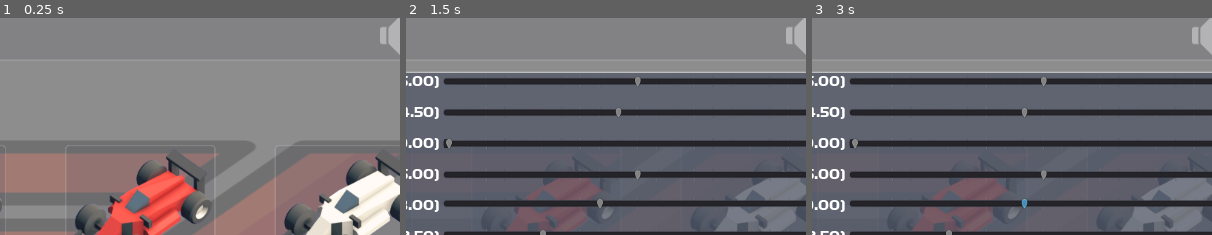
Above: before the commit, frames 1-3 (left to right).
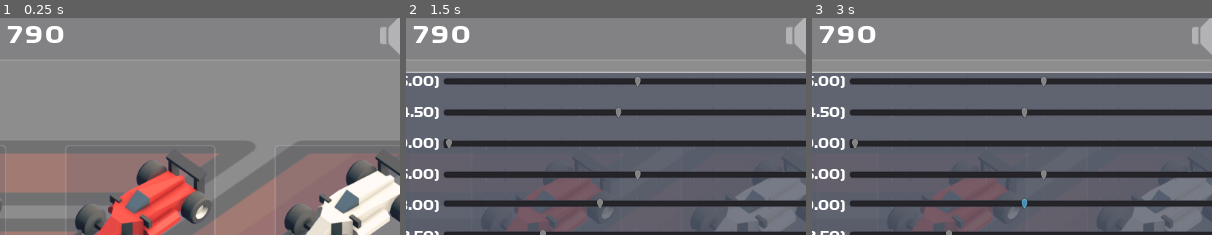
Above: after the commit, the same moments.

Repository: kuba--/f1
Game: Godot game, scene res://main.tscn
Two runs of this game, one before a commit and one after it. Both use one fixed random seed, a clock stepped at 60 frames per second and the inputs below.
Inputs (mouse positions are % of the whole screen's width and height, from its top left):
- Up to frame 1 (0.25 s): no input
- Up to frame 2 (1.5 s): click (11, 47) at 0.52 s; click (5, 7) at 1.25 s
- Up to frame 3 (3 s): click (96, 7) at 2 s; tap Enter at 2.75 s; move the mouse to (72, 46) at 2.77 s; hold Right (ui_right) from 2.78 s (still down); click (72, 46) at 2.92 s
The pictures show only the part of the screen within x 46-96%, y 3-53%; the shares and areas given below are measured in that part.

The runs differ from the first frame. In frame 1, 0.6% of the frame differs, in the area x 2-16%, y 3-12%; in frame 2, 0.6%; in frame 3, 0.6%.

Commit message:
Add my unique id

Diff:
--- a/circuits/circuit.gd
+++ b/circuits/circuit.gd
@@ -82,7 +82,7 @@
 				if i == Global.my_race_car_idx:
 					self.my_race_car_id = car.get_instance_id()
 					car.get_path_direction = null
-					# car.set_label(":-)")
+					# car.set_label(Global.my_unique_id)
 				else:
 					car.get_path_direction = self.get_path_direction
 					car.set_label("PC" + str(i+1))
--- a/global.gd
+++ b/global.gd
@@ -26,6 +26,7 @@
 
 var race_car_registry: Dictionary = {}
 var my_race_car_idx: int = 0
+var my_unique_id: String = OS.get_unique_id()
 
 # race car icons
 const RACE_CAR_ICONS_SMALL: Array = [
--- a/main.gd
+++ b/main.gd
@@ -29,6 +29,7 @@
 
 func _ready():
 	Global.race_car_registry.clear()
+	$SettingsPanel/HBoxContainer/Label.text = Global.my_unique_id.substr(0, 3)
 
 	$Container/CarContainer/GreenButton.init(Global.ICON_RACE_CAR_GREEN)
 	$Container/CarContainer/OrangeButton.init(Global.ICON_RACE_CAR_ORANGE)
--- a/main.tscn
+++ b/main.tscn
@@ -1,10 +1,11 @@
-[gd_scene load_steps=21 format=2]
+[gd_scene load_steps=23 format=2]
 
 [ext_resource path="res://assets/audio/slow_rain.mp3" type="AudioStream" id=1]
 [ext_resource path="res://ui/sound_button.tscn" type="PackedScene" id=2]
 [ext_resource path="res://main.gd" type="Script" id=3]
 [ext_resource path="res://ui/box_button.tscn" type="PackedScene" id=4]
 [ext_resource path="res://ui/options_button.tscn" type="PackedScene" id=5]
+[ext_resource path="res://assets/fonts/Formula1Bold.ttf" type="DynamicFontData" id=6]
 [ext_resource path="res://icon.png" type="Texture" id=10]
 
 [sub_resource type="StyleBoxFlat" id=14]
@@ -27,6 +28,14 @@
 corner_radius_top_right = 5
 corner_radius_bottom_right = 5
 corner_radius_bottom_left = 5
+
+[sub_resource type="DynamicFont" id=26]
+size = 32
+extra_spacing_top = 3
+extra_spacing_bottom = 3
+extra_spacing_char = 3
+extra_spacing_space = 3
+font_data = ExtResource( 6 )
 
 [sub_resource type="StyleBoxFlat" id=15]
 resource_local_to_scene = true
@@ -241,6 +250,18 @@
 margin_right = 64.0
 margin_bottom = 64.0
 
+[node name="Label" type="Label" parent="SettingsPanel/HBoxContainer"]
+margin_left = 470.0
+margin_top = 12.0
+margin_right = 553.0
+margin_bottom = 51.0
+size_flags_horizontal = 14
+custom_fonts/font = SubResource( 26 )
+text = "ABC"
+align = 1
+valign = 1
+uppercase = true
+
 [node name="SoundButton" parent="SettingsPanel/HBoxContainer" instance=ExtResource( 2 )]
 margin_left = 979.0
 margin_right = 1043.0
@@ -341,6 +362,7 @@
 custom_styles/panel = SubResource( 25 )
 
 [node name="MultiplayerButton" parent="Container/ModeContainer" instance=ExtResource( 4 )]
+visible = false
 margin_top = 120.0
 margin_right = 1080.0
 margin_bottom = 130.0
